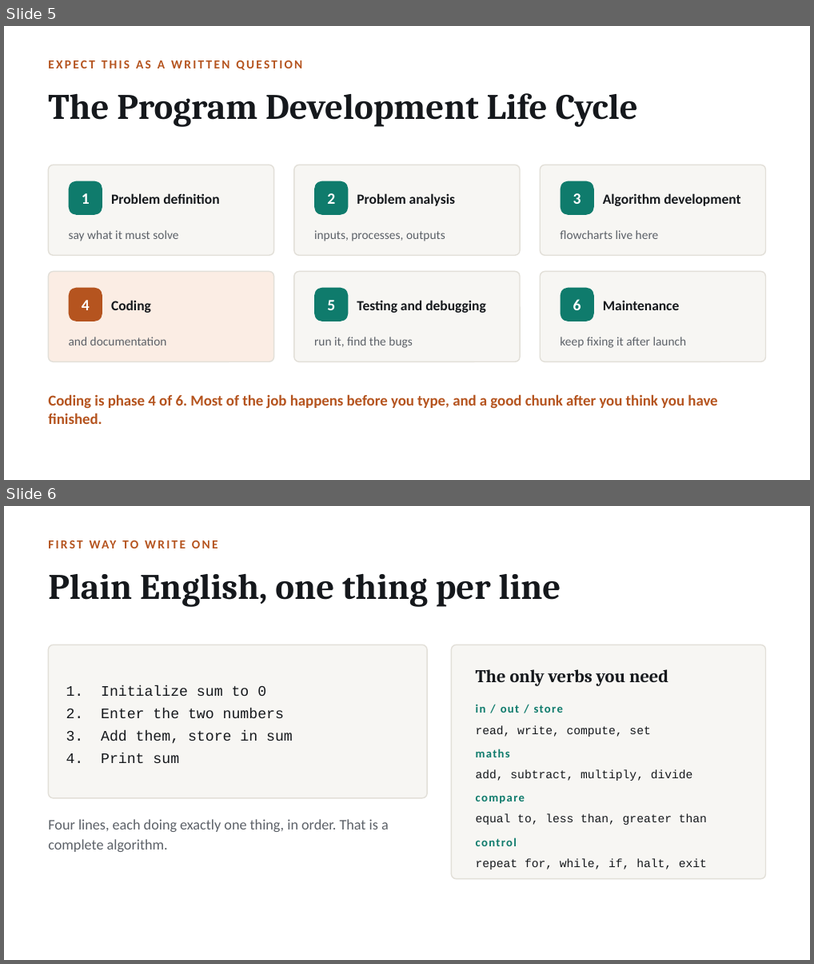
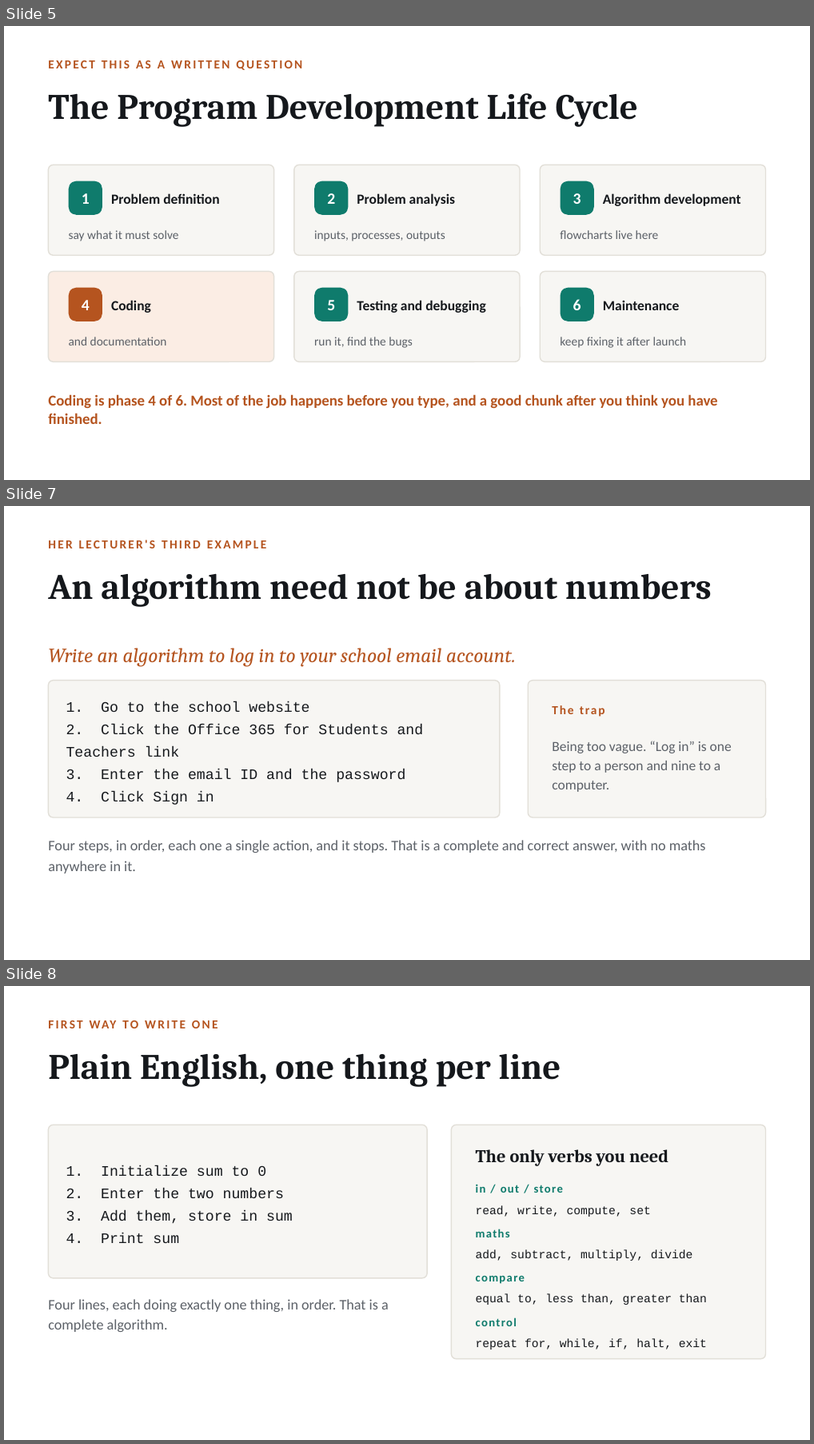
Before and after one commit to Cizaro/Fatoma-jem3a, a slide deck: Php/resources/session-0A-algorithms.pptx. Shown one above the other, each under a label of ours: slides 5 and 6 before the commit, slides 5, 7 and 8 after it; the slides between them are not shown. The pictures are 814x964 and 814x1444 pixels, drawn with LibreOffice and Linux fonts; fonts in the diff are those of the drawing. Boxes give left, top, right and bottom in pixels: in the first picture for what was removed or moved away, otherwise in the second. Text is boxed around its words. In the diff, an @@ line names an element or a change of style, - is before the commit and + after.

```diff
--- a/Php/resources/session-0A-algorithms.pptx
+++ b/Php/resources/session-0A-algorithms.pptx
@@ slide 7 added at <box>4,506,810,960</box>, background #FFFFFF @@
@@ text added at <box>48,540,266,548</box>, 11 pt, text #B5541F, bold @@
+HER LECTURER'S THIRD EXAMPLE
@@ text added at <box>48,573,712,607</box>, 32 pt, text #15181C, bold @@
+An algorithm need not be about numbers
@@ text added at <box>48,648,516,667</box>, 18 pt, text #B5541F, italic @@
+Write an algorithm to log in to your school email account.
@@ rounded rectangle added at <box>48,680,500,817</box>, fill #F7F6F3, outline #E2DFD8 1 pt @@
@@ rounded rectangle added at <box>528,680,766,817</box>, fill #F7F6F3, outline #E2DFD8 1 pt @@
@@ text added at <box>66,702,424,804</box>, 13 pt, text #15181C @@
+1. Go to the school website
+2. Click the Office 365 for Students and Teachers link
+3. Enter the email ID and the password
+4. Click Sign in
@@ text added at <box>552,698,746,720</box>, 11 pt, text #B5541F, bold @@
+The trap
@@ text added at <box>552,740,732,792</box>, 12.5 pt, text #5C6168 @@
+Being too vague. “Log in” is one step to a person and nine to a computer.
@@ text added at <box>48,840,706,873</box>, 13 pt, text #5C6168 @@
+Four steps, in order, each one a single action, and it stops. That is a complete and correct answer, with no maths anywhere in it.
@@ what was slide 6 is now slide 8 @@
```
Also in this commit, not shown: 1 other slide added, 7 other files.
